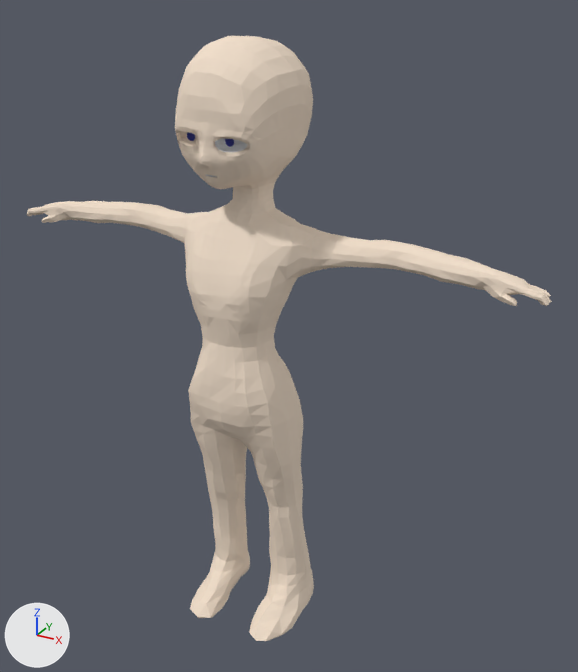
Before and after pictures for a commit that changed the Blender file coiaichan.blend.
Before and after are seen from a camera (50 mm lens) standing at (3.57, -5.71, 2.75) and looking at (0.29, 0.25, -0.24). Arrows for +X, +Y and +Z are at lower left; the lights stay in place.

The first picture shows 'body', 'leftEye', 'rightEye', 'rightWhiteEye'.
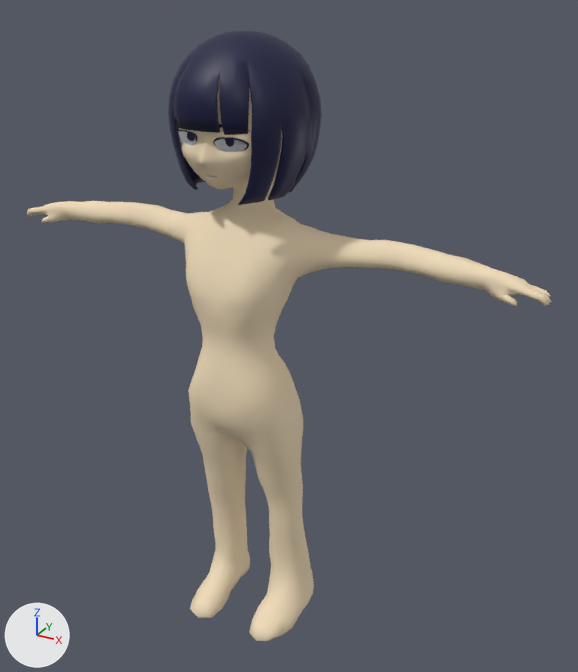
Pixel boxes [x1, y1, x2, y2] of what changed, in the pictures (578 x 672 px):
'body', recoloured, shading changed: [27, 36, 552, 641] in both
'hair', shown (blue): after [168, 31, 322, 205]
'rightWhiteEye', recoloured: [176, 131, 197, 147] in both
'leftEyeLash', added: after [213, 137, 249, 152]
'leftEye', recoloured: [225, 139, 234, 147] in both
'rightEye', recoloured: [187, 132, 195, 141] in both
'rightEyeLash', now drawn: after [178, 129, 197, 141]
'eyeBrow', added: after [219, 124, 250, 132]
part 1 of me_vert_002, shading changed: [27, 77, 552, 641] in both

The change, as a list of edits to the scene's bpy script:
```text
Change mat_material:
    mat_material.base_color: (0.884, 0.741, 0.604) -> (0.884, 0.728, 0.507)  # white #f2dfcc -> beige #f2debd
Change mat_material_002:
    mat_material_002.base_color: (0.00732, 0.0113, 0.208) -> (0.00305, 0.00417, 0.047)  # blue #151c7e -> dark blue #0a0d3d
Add mat_white:
    mat_white = principled_material('white')
    mat_white.base_color = (1.0, 1.0, 1.0)  # white #ffffff
Change me_vert_002:
    where me_vert_002.from_pydata(...)  # 2294 vertices, 2522 faces, 1 loose edge; spans x -3.89..1.32, y -1.04..0.15, z -4.95..0.69
    used by ob_body; location = (1.28, 0.45, 1.69)
    me_vert_002 part 1: all faces are now shaded smooth (2522 of 2522 changed)
Change me_vert_001:
    where me_vert_001.from_pydata(...)  # 60 vertices, 54 faces; spans x -1.627..-1.381, y -0.989..-0.835, z -0.115..0.005
    remove me_vert_001.materials.append(mat_material)  # white #f2dfcc
    add me_vert_001.materials.append(mat_white)  # white #ffffff
Add me_vert_007_1:
    me_vert_007_1.from_pydata(...)  # 35 vertices, 24 faces; spans x -1.225..-0.932, y -1.007..-0.932, z -0.112..-0.003
    me_vert_007_1.polygons.foreach_set('use_smooth', [True] * 24)
    me_vert_007_1.materials.append(mat_material_002)  # dark blue #0a0d3d
Add me_vert_008:
    me_vert_008.from_pydata(...)  # 50 vertices, 32 faces; spans x -1.636..-0.912, y -1.002..-0.904, z 0.029..0.094
    me_vert_008.polygons.foreach_set('use_smooth', [True] * 32)
    me_vert_008.materials.append(mat_material_002)  # dark blue #0a0d3d
Change ob_hair:
    remove ob_hair.hide_set(True)
Add ob_lefteyelash:
    ob_lefteyelash = bpy.data.objects.new('leftEyeLash', me_vert_007_1)
    ob_lefteyelash.location = (1.28, 0.45, 1.69)
Add ob_eyebrow:
    ob_eyebrow = bpy.data.objects.new('eyeBrow', me_vert_008)
    ob_eyebrow.location = (1.28, 0.45, 1.69)
```
